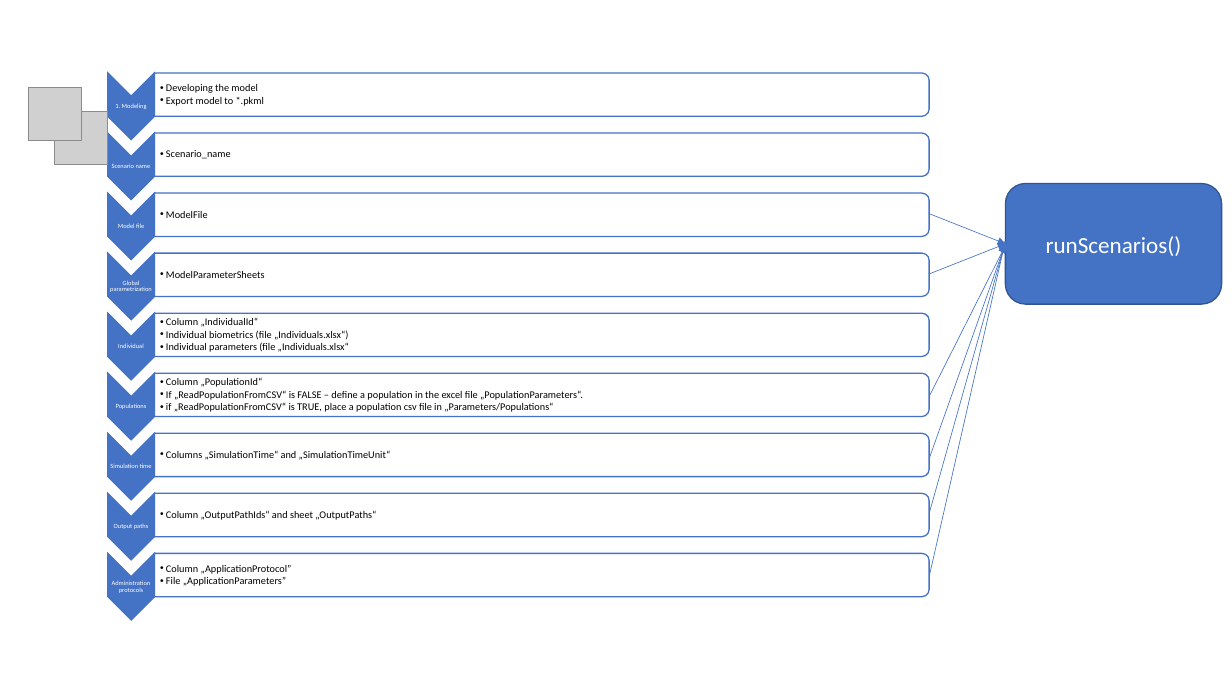
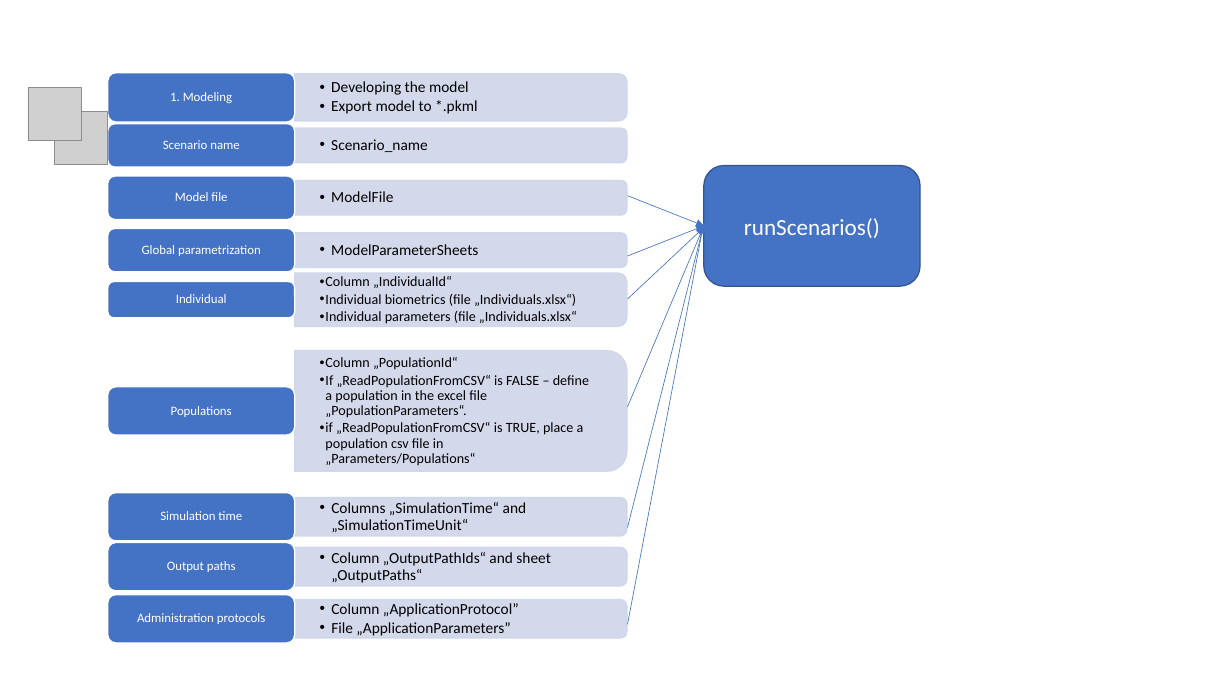
Before and after one commit to esqLABS/esqlabsR, a slide deck: slide 1 of Workflow_scheme.pptx. Drawn at 1232x693 pixels with LibreOffice and Linux fonts; fonts in the diff are those of the drawing; grey boxes stand for pictures. Boxes give left, top, right and bottom in pixels: in the first picture for what was removed or moved away, otherwise in the second. Text is boxed around its words. In the diff, an @@ line names an element or a change of style, - is before the commit and + after.

```diff
--- a/Workflow_scheme.pptx
+++ b/Workflow_scheme.pptx
@@ text "1. Modeling": place and size @@
-text "1. Modeling" at (115, 103, 147, 109)
+text "1. Modeling" at (170, 92, 232, 103)
@@ text "Developing the model": place and size @@
-text "Developing the model" at (166, 84, 264, 106)
+text "Developing the model" at (331, 81, 477, 114)
@@ text "Scenario name": place and size @@
-text "Scenario name" at (112, 163, 151, 168)
+text "Scenario name" at (163, 140, 239, 149)
@@ text "Scenario_name": place and size @@
-text "Scenario_name" at (166, 150, 231, 159)
+text "Scenario_name" at (331, 139, 428, 152)
@@ text "Model file": place and size @@
-text "Model file" at (118, 223, 144, 228)
+text "Model file" at (175, 192, 227, 201)
@@ rounded rectangle "runScenarios()": place and size @@
-rounded rectangle "runScenarios()" at (1006, 184, 1222, 305)
+rounded rectangle "runScenarios()" at (704, 165, 921, 287)
@@ text "ModelFile": place and size @@
-text "ModelFile" at (166, 211, 208, 218)
+text "ModelFile" at (331, 191, 393, 202)
@@ arrow moved from (930, 213) - (1006, 244) to (628, 196) - (704, 226) @@
@@ text "Global parametrization": place and size @@
-text "Global parametrization" at (110, 280, 152, 292)
+text "Global parametrization" at (142, 245, 261, 256)
@@ text "ModelParameterSheets": place and size @@
-text "ModelParameterSheets" at (166, 271, 265, 278)
+text "ModelParameterSheets" at (331, 244, 478, 255)
@@ arrow moved from (930, 274) - (1006, 244) to (628, 256) - (704, 226) @@
@@ arrow moved from (930, 514) - (1006, 242) to (628, 528) - (704, 225) @@
@@ arrow moved from (930, 459) - (1006, 244) to (628, 407) - (704, 226) @@
@@ arrow moved from (930, 577) - (1006, 240) to (628, 625) - (704, 223) @@
@@ arrow moved from (930, 396) - (1006, 246) to (628, 299) - (704, 227) @@
@@ text "Individual": place and size @@
-text "Individual" at (118, 343, 144, 348)
+text "Individual" at (176, 294, 227, 303)
@@ text "Column „IndividualId“" at (320, 276, 577, 324): size 8 to 11 pt @@
@@ text "Column „IndividualId“": place and size @@
-text "Column „IndividualId“" at (166, 318, 349, 352)
+text "Column „IndividualId“" at (320, 276, 577, 324)
@@ text "Column „PopulationId“": place and size @@
-text "Column „PopulationId“" at (166, 377, 583, 412)
+text "Column „PopulationId“" at (320, 357, 589, 466)
@@ text "Column „PopulationId“" at (320, 357, 589, 466): size 8 to 11 pt @@
@@ text "Populations": place and size @@
-text "Populations" at (116, 403, 147, 409)
+text "Populations" at (171, 406, 232, 417)
@@ size 5 to 10 pt; more space between paragraphs in 9 elements at (171, 406, 232, 417), (170, 92, 232, 103), (163, 140, 239, 149), (175, 192, 227, 201), (137, 613, 266, 624), (142, 245, 261, 256), (167, 561, 236, 572), (176, 294, 227, 303), (160, 511, 242, 520) @@
@@ text "Simulation time": place and size @@
-text "Simulation time" at (110, 463, 152, 468)
+text "Simulation time" at (160, 511, 242, 520)
@@ size 8 to 12 pt; indent changed in 7 elements at (331, 81, 477, 114), (331, 139, 428, 152), (331, 191, 393, 202), (331, 244, 478, 255), (331, 603, 519, 636), (331, 552, 550, 583), (331, 502, 527, 532) @@
@@ text "Columns „SimulationTime“ and „SimulationTimeUnit“": place and size @@
-text "Columns „SimulationTime“ and „SimulationTimeUnit“" at (166, 450, 391, 460)
+text "Columns „SimulationTime“ and „SimulationTimeUnit“" at (331, 502, 527, 532)
@@ text "Output paths": place and size @@
-text "Output paths" at (114, 524, 148, 529)
+text "Output paths" at (167, 561, 236, 572)
@@ group removed at (108, 73, 929, 620): 9 chevrons, 9 round same rects @@
@@ text "Column „OutputPathIds“ and sheet „OutputPaths“": place and size @@
-text "Column „OutputPathIds“ and sheet „OutputPaths“" at (166, 510, 376, 520)
+text "Column „OutputPathIds“ and sheet „OutputPaths“" at (331, 552, 550, 583)
@@ group added at (108, 73, 628, 643): 9 round same rects, 9 rounded rectangles @@
@@ text "Administration protocols": place and size @@
-text "Administration protocols" at (112, 580, 151, 593)
+text "Administration protocols" at (137, 613, 266, 624)
@@ text "Column „ApplicationProtocol”": place and size @@
-text "Column „ApplicationProtocol”" at (166, 565, 292, 586)
+text "Column „ApplicationProtocol”" at (331, 603, 519, 636)
```
Also in this commit, not shown: 2 other files.
